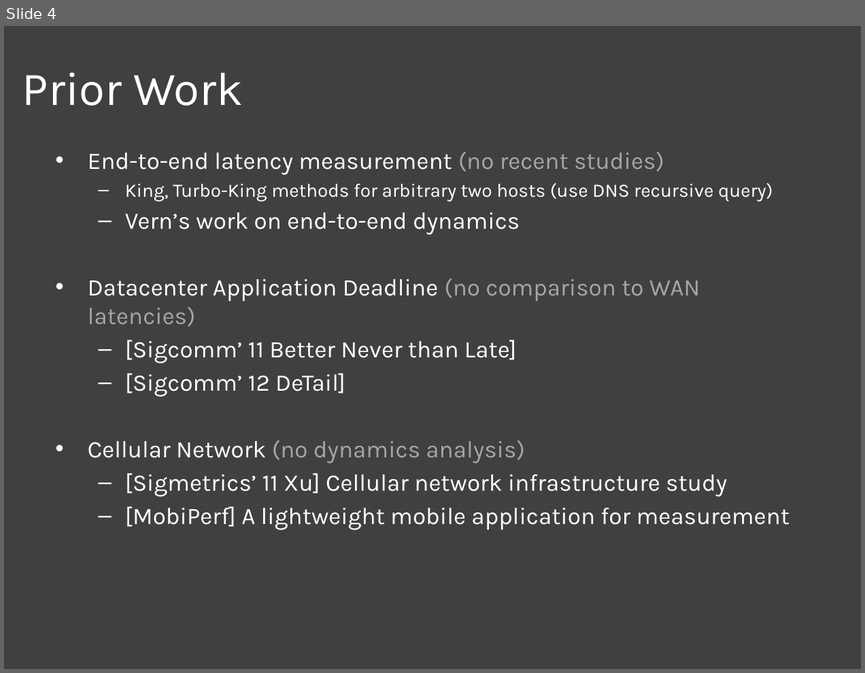
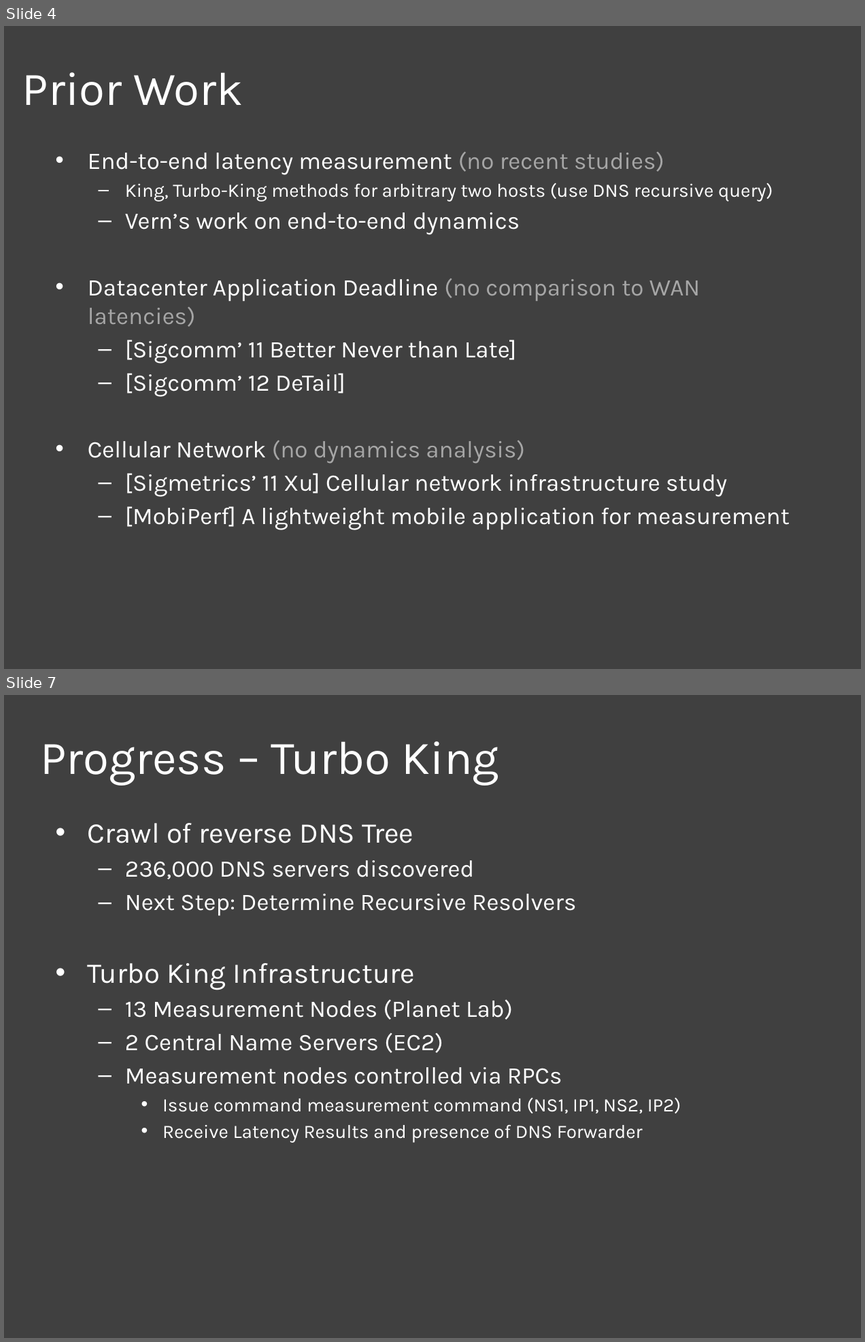
Before and after one commit to nebgnahz/CS268NetworkMeasurement, a slide deck: doc/MidTerm/MidTerm.pptx. Shown one above the other, each under a label of ours: slide 4 before the commit, slides 4 and 7 after it; the slides between them are not shown. The pictures are 865x673 and 865x1342 pixels, drawn with LibreOffice and Linux fonts; fonts in the diff are those of the drawing. Boxes give left, top, right and bottom in pixels: in the first picture for what was removed or moved away, otherwise in the second. Text is boxed around its words. In the diff, an @@ line names an element or a change of style, - is before the commit and + after.

```diff
--- a/doc/MidTerm/MidTerm.pptx
+++ b/doc/MidTerm/MidTerm.pptx
@@ slide 7 added at (4,695,861,1338), background #404040 @@
@@ title added at (40,741,499,785), 39.6 pt, text #FFFFFF @@
+Progress – Turbo King
@@ text added at (88,823,681,1142), 20 pt, text #FFFFFF @@
+• Crawl of reverse DNS Tree
+  – 236,000 DNS servers discovered
+  – Next Step: Determine Recursive Resolvers
+• Turbo King Infrastructure
+  – 13 Measurement Nodes (Planet Lab)
+  – 2 Central Name Servers (EC2)
+  – Measurement nodes controlled via RPCs
+    • Issue command measurement command (NS1, IP1, NS2, IP2)
+    • Receive Latency Results and presence of DNS Forwarder
```
Also in this commit, not shown: 4 slides changed, 2 other slides added, 1 slide removed.
